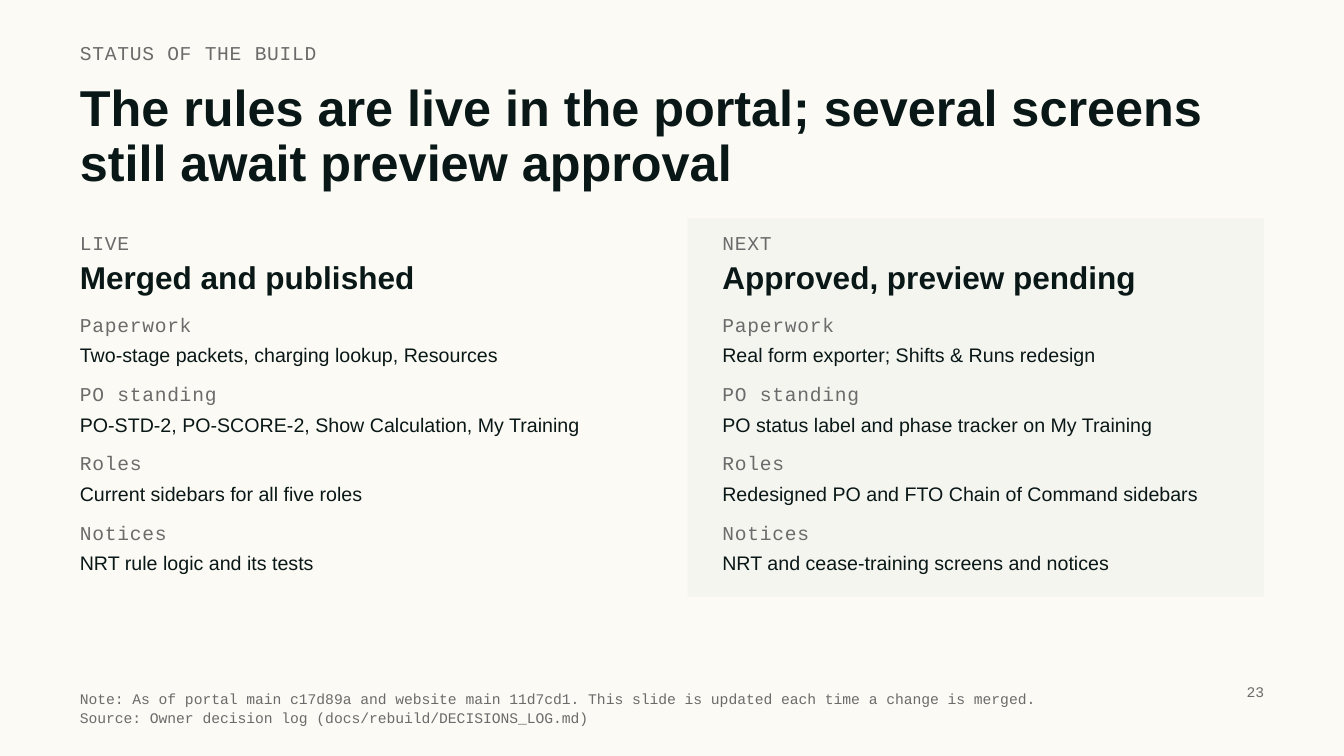
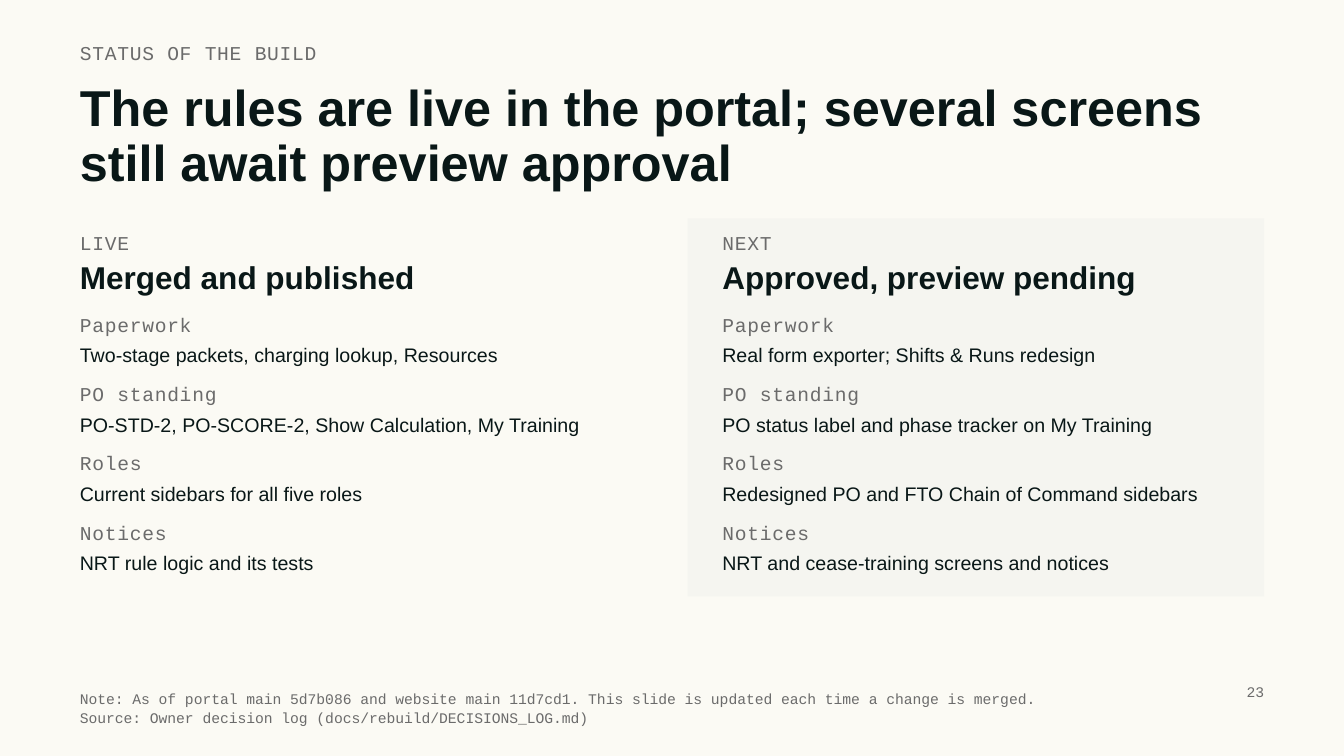
Before and after one commit to fitfo2019-dev/CPD-FTO-PORTAL, a slide deck: slide 23 of docs/training/FTO-Portal-Training-Deck.pptx. Drawn at 1344x756 pixels with LibreOffice and Linux fonts; fonts in the diff are those of the drawing. Boxes give left, top, right and bottom in pixels: in the first picture for what was removed or moved away, otherwise in the second. Text is boxed around its words. In the diff, an @@ line names an element or a change of style, - is before the commit and + after.

```diff
--- a/docs/training/FTO-Portal-Training-Deck.pptx
+++ b/docs/training/FTO-Portal-Training-Deck.pptx
@@ text at box(80, 694, 1035, 707): text changed @@
-Note: As of portal main c17d89a and website main 11d7cd1. This slide is updated each time a change is merged.
+Note: As of portal main 5d7b086 and website main 11d7cd1. This slide is updated each time a change is merged.
```
Also in this commit, not shown: 2 other slides changed, 1 other file.
